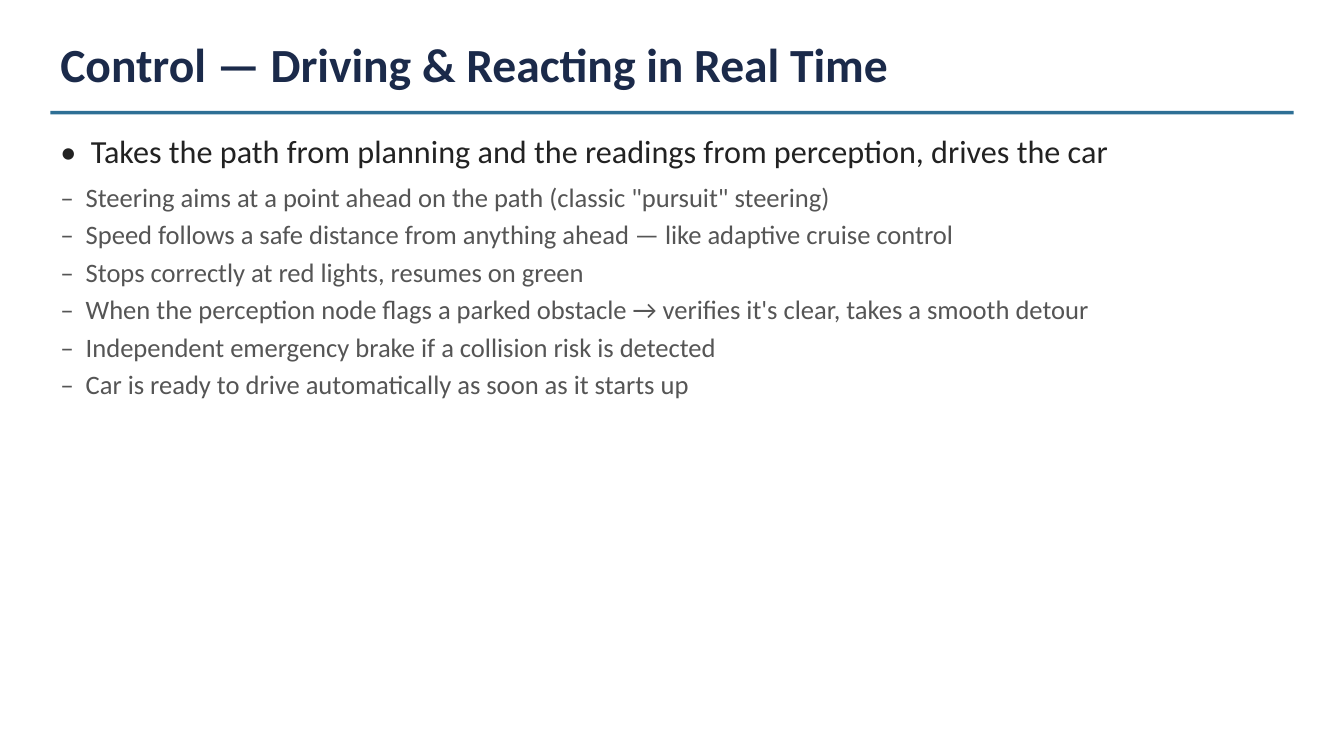
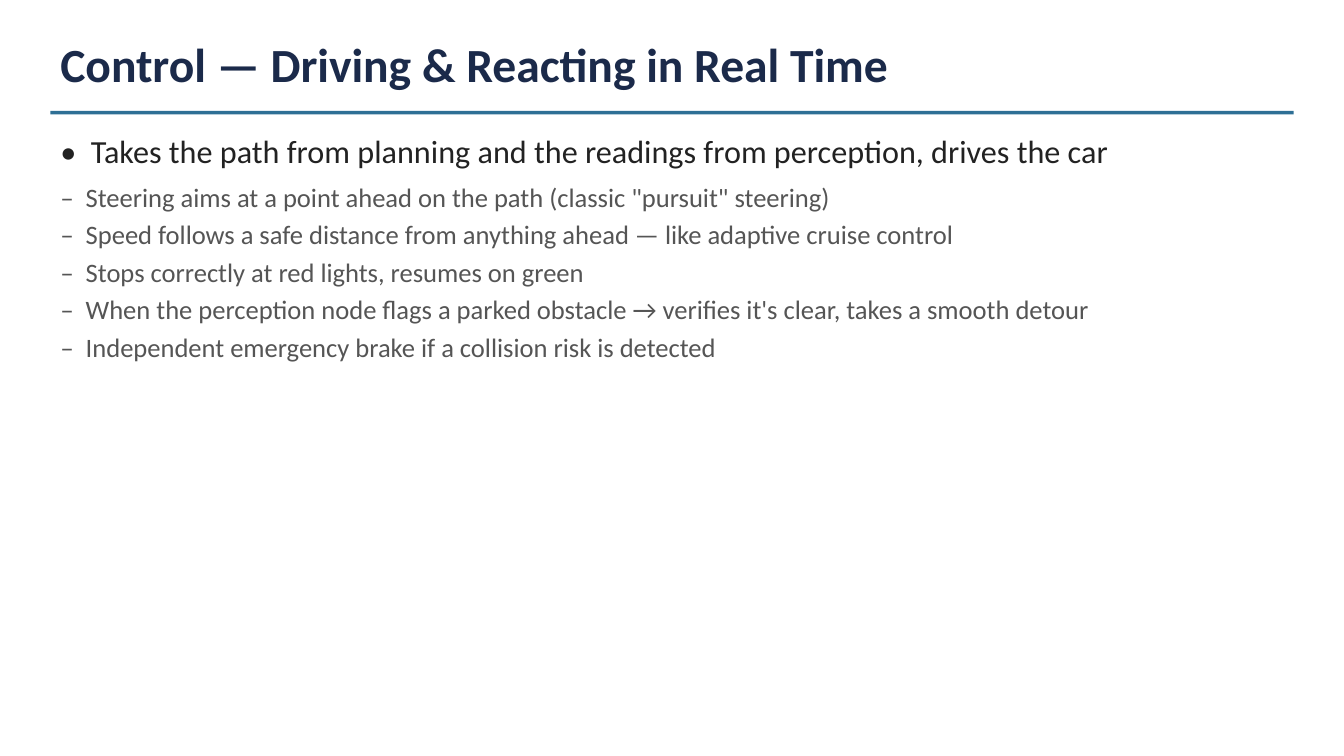
Before and after one commit to ly836669642-lgtm/project, a slide deck: slide 5 of docs/Report.pptx. Drawn at 1344x756 pixels with LibreOffice and Linux fonts; fonts in the diff are those of the drawing. Boxes give left, top, right and bottom in pixels: in the first picture for what was removed or moved away, otherwise in the second. Text is boxed around its words. In the diff, an @@ line names an element or a change of style, - is before the commit and + after.

```diff
--- a/docs/Report.pptx
+++ b/docs/Report.pptx
@@ text at box(86, 375, 689, 399): paragraph removed @@
-‒ Car is ready to drive automatically as soon as it starts up
```
Also in this commit, not shown: 1 other slide changed.
